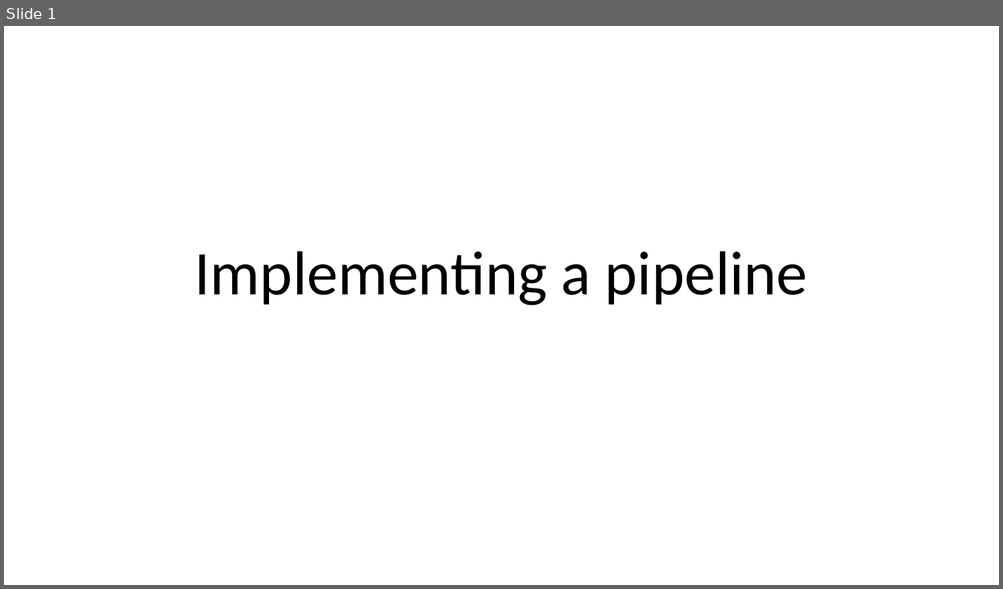
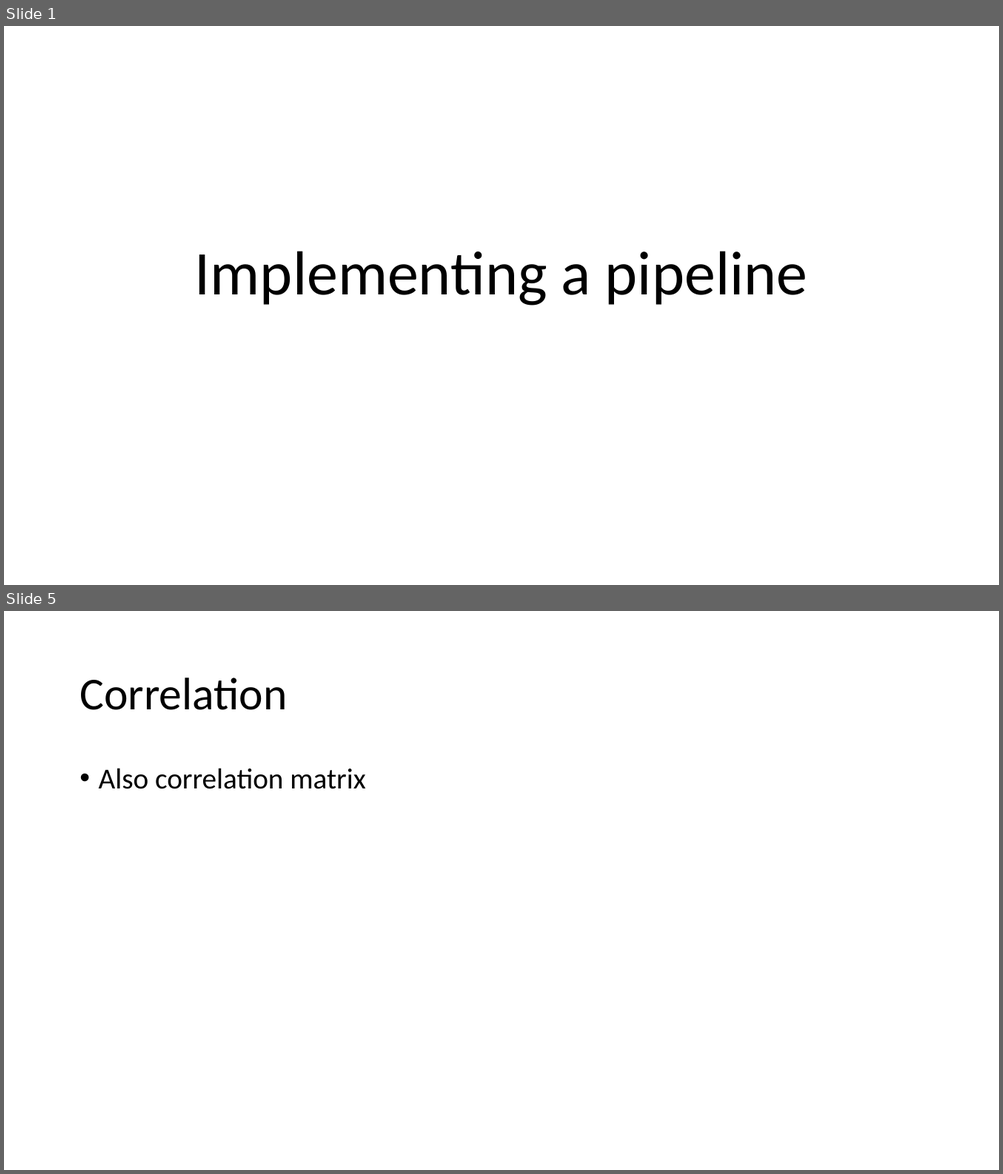
Before and after one commit to mjochen/CloudAI, a slide deck: PPT/3 - Implementing a pipeline.pptx. Shown one above the other, each under a label of ours: slide 1 before the commit, slides 1 and 5 after it; the slides between them are not shown. The pictures are 1003x589 and 1003x1174 pixels, drawn with LibreOffice and Linux fonts; fonts in the diff are those of the drawing. Boxes give left, top, right and bottom in pixels: in the first picture for what was removed or moved away, otherwise in the second. Text is boxed around its words. In the diff, an @@ line names an element or a change of style, - is before the commit and + after.

```diff
--- a/PPT/3 - Implementing a pipeline.pptx
+++ b/PPT/3 - Implementing a pipeline.pptx
@@ slide 5 added at [4, 611, 999, 1170], background #FFFFFF @@
@@ title added at [79, 678, 287, 710], 44 pt, text #000000 @@
+Correlation
@@ text added at [99, 768, 365, 789], 28 pt, text #000000 @@
+• Also correlation matrix
```
Also in this commit, not shown: 2 slides changed, 1 other slide added, 2 other files.
